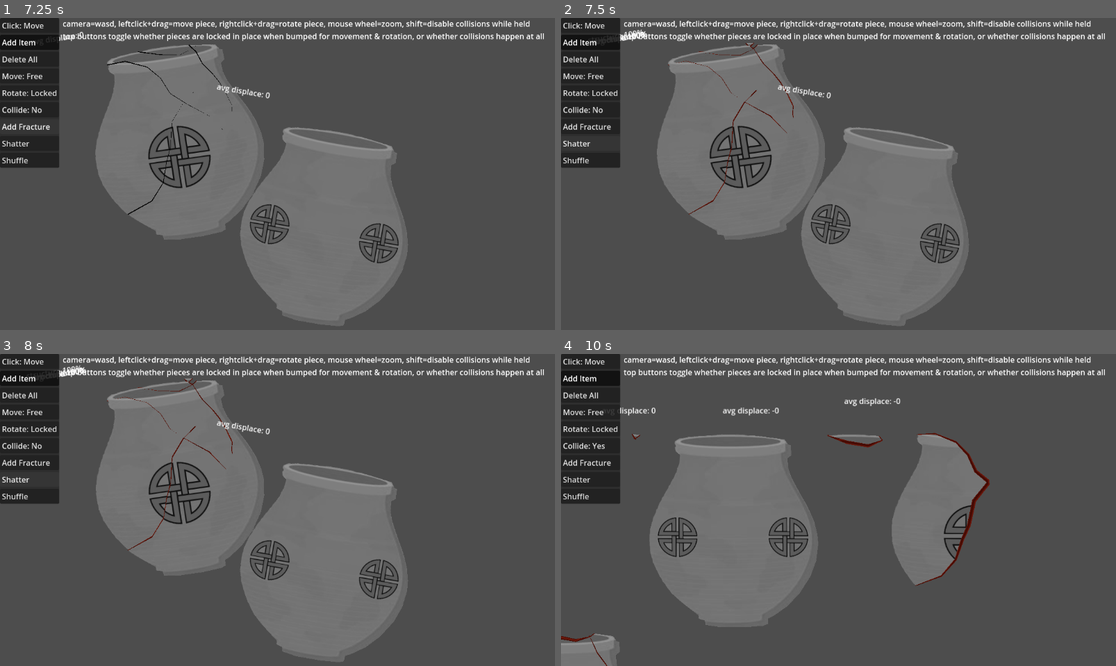
Above: before the commit, frames 1-4 (two rows, left to right).
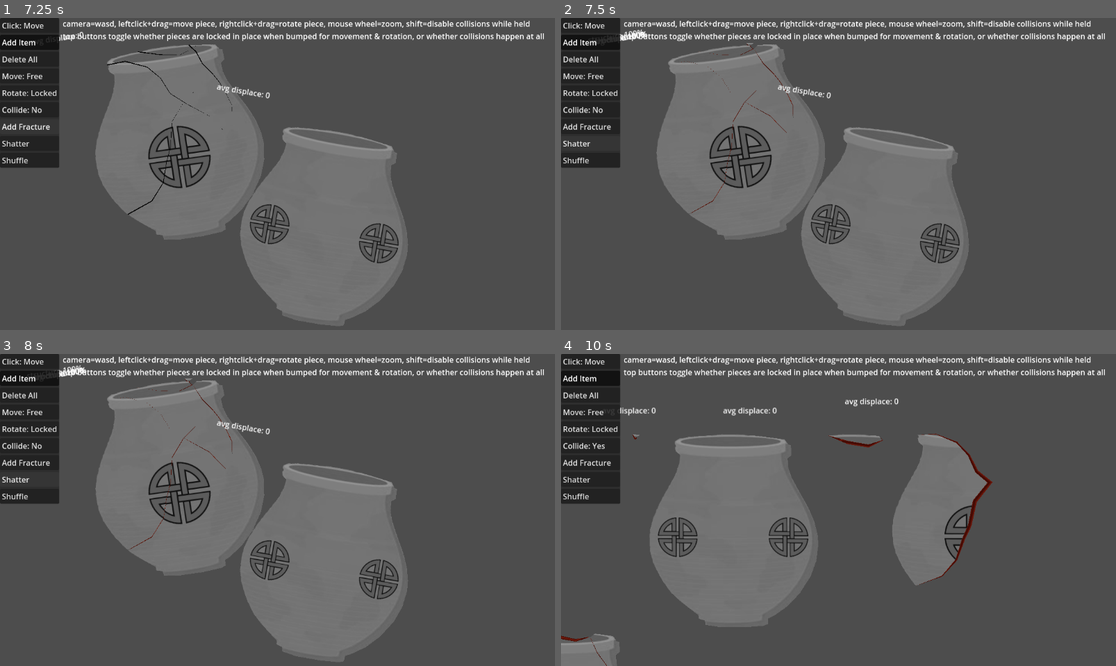
Above: after the commit, the same moments.

Repository: feyrkh/Exploratory
Game: Godot game, scene res://CleaningTable.tscn
Same seed, same stepped clock (60 frames per second), same inputs: the game is played once before the commit and once after it.
Inputs (mouse positions are in pixels of both pictures, inside the frame that each line leads up to):
- Up to frame 1 (7.25 s): click "Click: Move" at 0.5 s; click "Click: Glue" at 1.25 s; click "Add Item" at 2 s; click "Move: Free" at 2.75 s; click "Move: Locked" at 3.5 s; click "Rotate: Locked" at 4.25 s; click "Rotate: Free" at 5 s; click "Collide: Yes" at 5.75 s; click "Add Fracture" at 6.5 s
- Up to frame 2 (7.5 s): click "Shatter" at 7.25 s
- Up to frame 3 (8 s): no input
- Up to frame 4 (10 s): click "Shuffle" at 8 s; click "Collide: No" at 8.75 s; tap Enter at 9.5 s; move the mouse to (810, 572) at 9.52 s; press the mouse at (810, 572) at 9.53 s; hold W (up) from 9.53 s (still down)

Frame 1 is identical in both runs. In frame 2, 0.2% of the frame differs, in the area x 10-42%, y 3-64%; in frame 3, 0.2%; in frame 4, 0.6%, in the area x 0-78%, y 14-100%.

Commit message:
Improved shimmer shader, improved center of mass calculation

Diff:
--- a/ArcheologyItem.gd
+++ b/ArcheologyItem.gd
@@ -31,7 +31,9 @@
 var area:float:
 	get:
 		if area == 0:
-			_find_center()
+			for child in get_children():
+				if child is CollisionPolygon2D:
+					area += _calculate_area(child.polygon)
 		return area
 
 var original_area
@@ -148,6 +150,7 @@
 		return 0
 	else:
 		print("Decent-sized shard was created, area is ", area)
+		center_of_mass = center
 		return 1
 
 func get_random_edge_point() -> Vector2:
@@ -383,36 +386,50 @@
 	add_scar(scar)
 
 func _calculate_area(polygon) -> float:
-	var off:Vector2 = polygon[-1]
-	var twiceArea:float = 0
-	for i in range(polygon.size()):
-		var p1 = polygon[i-1]
-		var p2 = polygon[i]
-		var f = (p1.x - off.x) * (p2.y - off.y) - (p2.x - off.x) * (p1.y - off.y)
-		twiceArea += f
-	return twiceArea/2
+	var triangles = Geometry2D.triangulate_polygon(polygon)
+	if triangles.size() == 0:
+		polygon = Geometry2D.convex_hull(polygon)
+		triangles = Geometry2D.triangulate_polygon(polygon)
+	var twiceArea = 0
+	for i in range(0, triangles.size(), 3):
+		var t1 = triangles[i]
+		var t2 = triangles[i+1]
+		var t3 = triangles[i+2]
+		twiceArea += abs(polygon[t1].x * (polygon[t2].y - polygon[t3].y) + polygon[t2].x * (polygon[t3].y - polygon[t1].y) + polygon[t3].x * (polygon[t1].y - polygon[t2].y))
+	return twiceArea / 2
 
 func _find_center() -> Vector2:
-	var off:Vector2 = collision.polygon[0]
-	var twiceArea:float = 0
-	var x:float = 0
-	var y:float = 0
-	var p1:Vector2
-	var p2:Vector2
-	var f
-	var j = collision.polygon.size() - 1
-	for i in range(collision.polygon.size()):
-		p1 = collision.polygon[i]
-		p2 = collision.polygon[j]
-		f = (p1.x - off.x) * (p2.y - off.y) - (p2.x - off.x) * (p1.y - off.y)
-		twiceArea += f
-		x += (p1.x + p2.x - 2*off.x) * f
-		y += (p2.y + p2.y - 2*off.y) * f
-		j = i
-	f = twiceArea * 3
-	area = twiceArea / 2
-	center = Vector2(x/f+off.x, y/f+off.y)
-
+	var centers:Array[Vector2] = []
+	var areas:Array[float] = []
+	for collision in collision_polygons:
+		var twiceArea:float = 0
+		var off:Vector2 = collision.polygon[0]
+		var x:float = 0
+		var y:float = 0
+		var p1:Vector2
+		var p2:Vector2
+		var f
+		var j = collision.polygon.size() - 1
+		for i in range(collision.polygon.size()):
+			p1 = collision.polygon[i]
+			p2 = collision.polygon[j]
+			f = (p1.x - off.x) * (p2.y - off.y) - (p2.x - off.x) * (p1.y - off.y)
+			twiceArea += f
+			x += (p1.x + p2.x - 2*off.x) * f
+			y += (p2.y + p2.y - 2*off.y) * f
+			j = i
+		f = twiceArea * 3
+		centers.append(Vector2(x/f+off.x, y/f+off.y))
+		areas.append(abs(twiceArea/2))
+	if centers.size() == 0:
+		print("Item with no collision polygons? Freeing")
+		queue_free()
+	var totalArea = 0
+	center = Vector2.ZERO
+	for area in areas:
+		totalArea += area
+	for i in range(centers.size()):
+		center += centers[i] * (areas[i] / totalArea)
 	print("Center of ", name, " with ", collision.polygon.size(), " points: ", center)
 	center_of_mass = center
 	return center
@@ -464,6 +481,9 @@
 				glue_hashes[glue.find_child("Polygon2D").polygon.hash()] = glue
 	visual_polygons = []
 	collision_polygons = []
+	area = 0
+	center = null
+	center_of_mass = center
 	other.queue_free()
 
 # Build glue polygons by finding scars and recoloring them?
@@ -530,12 +550,13 @@
 			for pt in child.polygon:
 				var actual_pt = child.to_global(pt)
 				var expected_pt = self.to_global(pt)
-				total_displacement += expected_pt.distance_to(actual_pt)
+				total_displacement += abs(expected_pt.distance_to(actual_pt))
 				num_pts += 1
 			if num_pts > 0:
 				avg_displacements += total_displacement/num_pts * cur_area
 				num_polygons += 1
-	$StructurePct.text = "avg displace: "+str(avg_displacements/total_area)
+	$StructurePct.text = "avg displace: "+str(avg_displacements/num_polygons/total_area)
+	result['displace'] = avg_displacements/num_polygons/total_area
 
 
 func _on_timer_timeout():
--- a/Global.gd
+++ b/Global.gd
@@ -1,6 +1,6 @@
 extends Node
 
-var shatter_width = 1
+var shatter_width = 0.5
 
 var lock_rotation = true:
 	set(val):
--- a/ItemShardEdgeLine.tscn
+++ b/ItemShardEdgeLine.tscn
@@ -4,14 +4,13 @@
 [ext_resource type="Script" path="res://ItemShardEdge.gd" id="2_5g4ha"]
 
 [sub_resource type="Curve" id="Curve_l5ar3"]
-_data = [Vector2(0, 0.130729), 0.0, 0.0, 0, 0, Vector2(0.490099, 1), 0.0, 0.0, 0, 0, Vector2(0.99798, 0.116078), 0.0, 0.0, 0, 0]
+_data = [Vector2(0, 0), 0.0, 0.0, 0, 0, Vector2(0.490099, 1), 0.0, 0.0, 0, 0, Vector2(1, 0), 0.0, 0.0, 0, 0]
 point_count = 3
 
 [node name="Line2D" type="Line2D"]
-width = 15.0
+width = 16.0
 width_curve = SubResource("Curve_l5ar3")
 default_color = Color(0.454902, 0.192157, 0.137255, 1)
 texture = ExtResource("1_a0b8r")
 texture_mode = 1
-joint_mode = 1
 script = ExtResource("2_5g4ha")
--- a/shader/gold_shimmer.gdshader
+++ b/shader/gold_shimmer.gdshader
@@ -5,8 +5,9 @@
 
 void fragment() {
     //COLOR = texture(TEXTURE, UV);
-	int shine = int((SCREEN_UV.x*15.0 + SCREEN_UV.y*6.0) * 400.0) % 1200;
-	if (shine < 180) {
-    	COLOR.rgb =  mix(normal_color.rgb, shine_color.rgb, float(shine) / 180.0);
-	}
+	//int shine = int((SCREEN_UV.x*15.0 + SCREEN_UV.y*6.0) * 400.0) % 1200;
+	float shine = smoothstep(0.0, 1.4, 1.0 - abs(sin(SCREEN_UV.x * 10.0) - 0.6*cos(SCREEN_UV.y * 20.0) + 0.5*sin(SCREEN_UV.y*3.0)));
+	//if (shine < 180) {
+    	COLOR.rgb =  mix(normal_color.rgb, shine_color.rgb, float(shine));
+	//}
 }
--- /dev/null
+++ b/shader/gold_shimmer.tscn
@@ -0,0 +1,12 @@
+[gd_scene load_steps=2 format=3 uid="uid://djqx3eodocmbu"]
+
+[ext_resource type="Material" uid="uid://jmqs1eem36ey" path="res://shader/ItemShardEdgeLine.tres" id="1_7hrn1"]
+
+[node name="GoldShimmer_tscn" type="Node2D"]
+position = Vector2(24, -3)
+
+[node name="Polygon2D" type="Polygon2D" parent="."]
+material = ExtResource("1_7hrn1")
+position = Vector2(83, 75)
+color = Color(1, 0.858824, 0.0705882, 1)
+polygon = PackedVector2Array(-109, -72, -105, 581, 449, 611, 1045, 580, 1036, -73)
